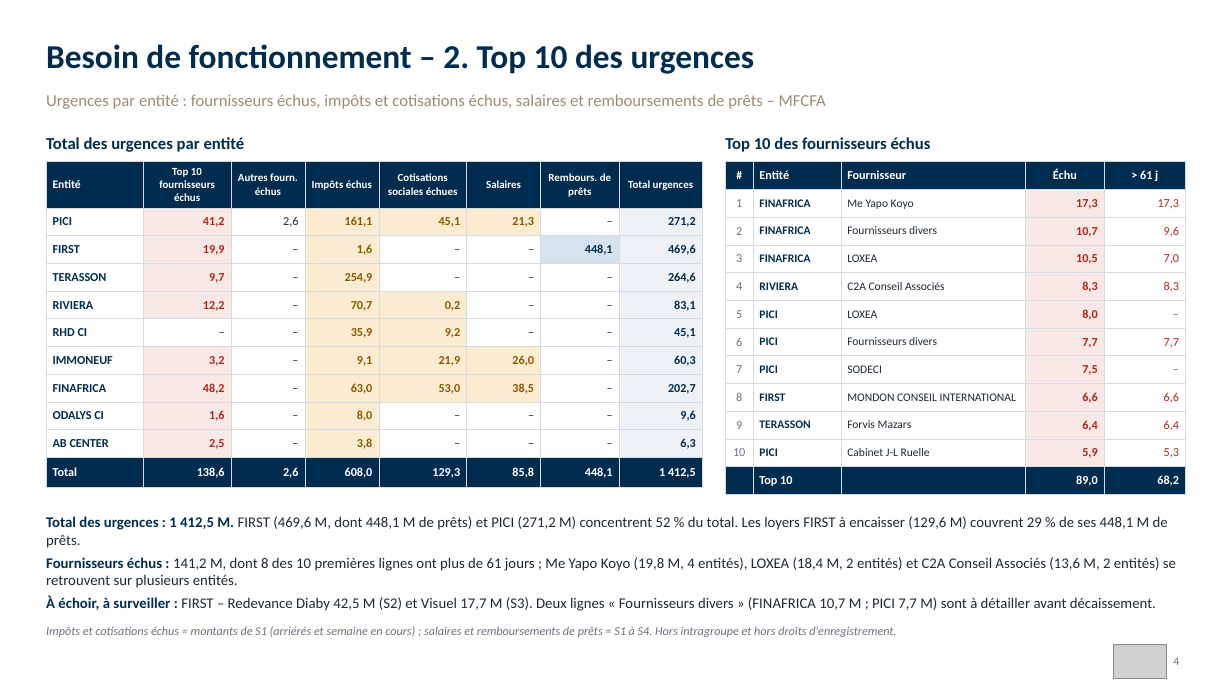
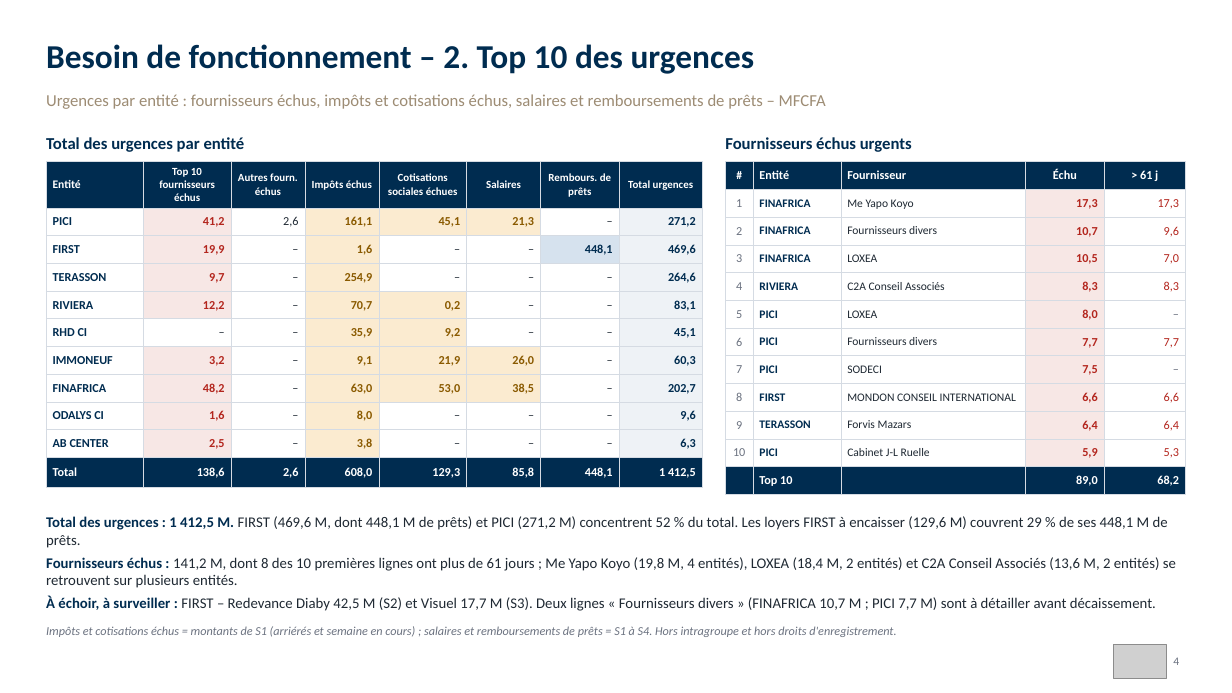
Before and after one commit to angehkouadio/claudeproject, a slide deck: slide 4 of RCI_Besoins_Financement_Fonctionnement_Projets_30-09-2026.pptx. Drawn at 1232x693 pixels with LibreOffice and Linux fonts; fonts in the diff are those of the drawing; grey boxes stand for pictures. Boxes give left, top, right and bottom in pixels: in the first picture for what was removed or moved away, otherwise in the second. Text is boxed around its words. In the diff, an @@ line names an element or a change of style, - is before the commit and + after.

```diff
--- a/RCI_Besoins_Financement_Fonctionnement_Projets_30-09-2026.pptx
+++ b/RCI_Besoins_Financement_Fonctionnement_Projets_30-09-2026.pptx
@@ text at [725, 137, 912, 152]: text changed @@
-Top 10 des fournisseurs échus
+Fournisseurs échus urgents
```
Also in this commit, not shown: 5 other slides changed, 3 other files.
